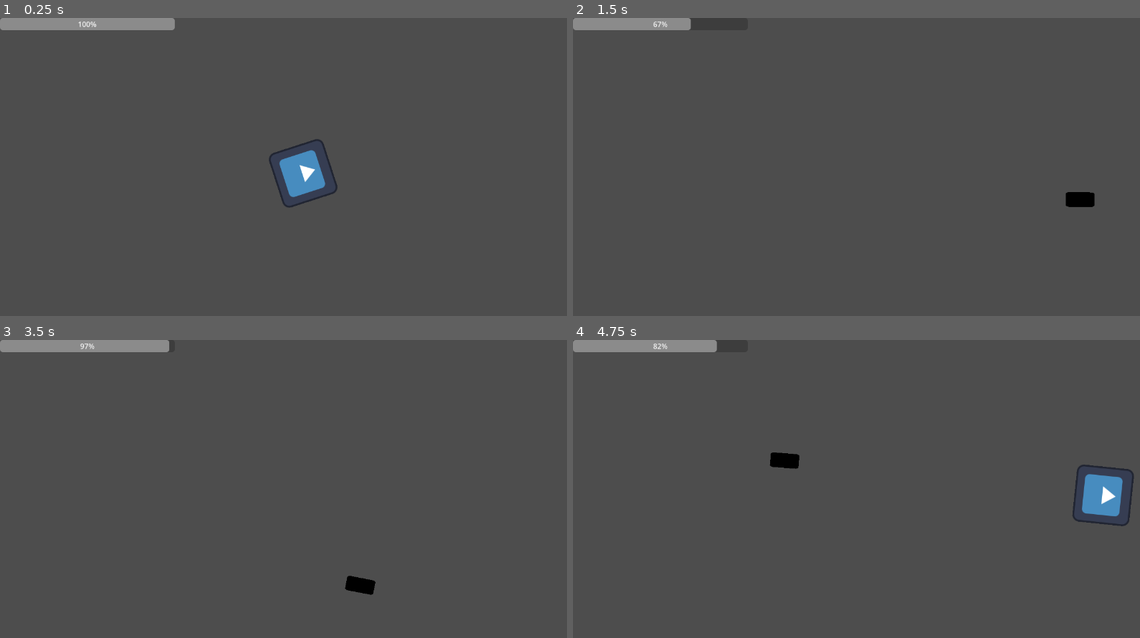
Above: before the commit, frames 1-4 (two rows, left to right).
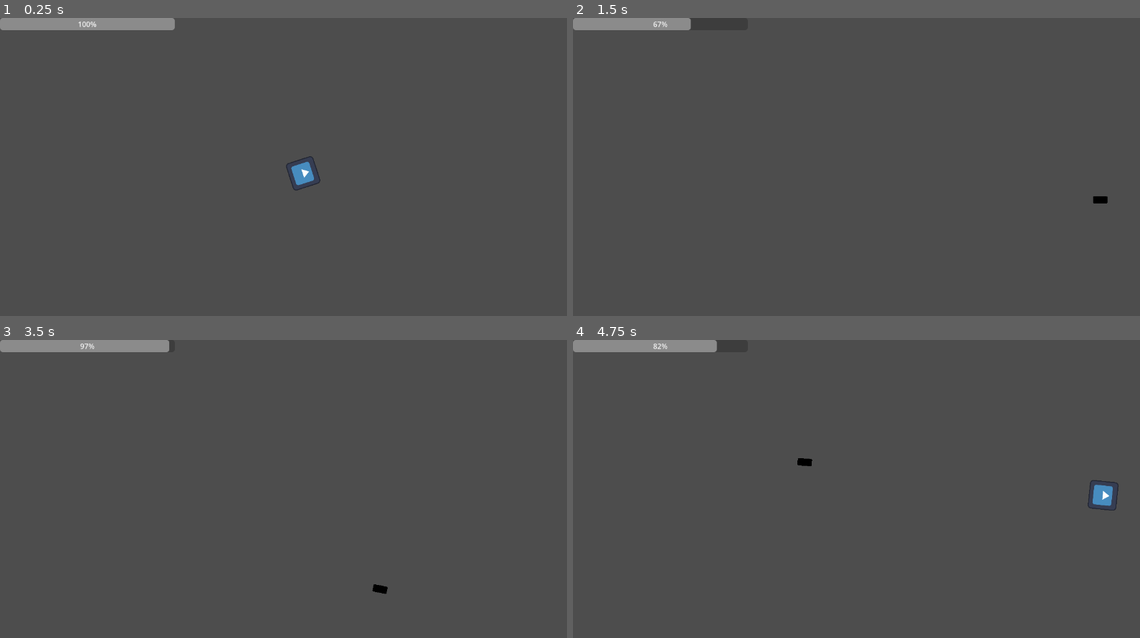
Above: after the commit, the same moments.

Repository: adsuttman/GDTest
Game: Godot game, scene res://main_level.tscn
Same seed, same stepped clock (60 frames per second), same inputs: the game is played once before the commit and once after it. The engine's default icon, where the game draws it, is replaced by a stand-in: a white triangle on a blue panel in a dark square.
Inputs (mouse positions are in pixels of both pictures, inside the frame that each line leads up to):
- Up to frame 1 (0.25 s): no input
- Up to frame 2 (1.5 s): tap Enter at 0.5 s; move the mouse to (986, 164) at 0.52 s; hold D (move_right) 0.53-1.28 s; hold Shift (boost) 0.53-1.28 s; move the mouse to (743, 193) at 1.27 s; hold S (move_down) from 1.28 s (still down); tap Space (shoot) at 1.35 s
- Up to frame 3 (3.5 s): move the mouse to (345, 429) at 2.02 s; release S (move_down) at 2.03 s; hold D (move_right) 2.03-2.78 s; hold Shift (boost) 2.03-2.78 s; move the mouse to (260, 566) at 2.77 s; hold W (move_up) from 2.78 s (still down); tap Space (shoot) at 2.85 s
- Up to frame 4 (4.75 s): move the mouse to (1032, 548) at 3.52 s; release W (move_up) at 3.53 s; hold Shift (boost) 3.53-4.28 s; hold A (move_left) from 3.53 s (still down); move the mouse to (686, 453) at 4.27 s; tap Space (shoot) at 4.35 s

The runs differ from the first frame. In frame 1, 1.0% of the frame differs, in the area x 47-60%, y 40-64%; in frame 2, 0.3%; in frame 3, 0.3%; in frame 4, 1.3%, in the area x 34-99%, y 37-63%.

Commit message:
adjusted player and projectile scaling

Diff:
--- a/player_character.tscn
+++ b/player_character.tscn
@@ -14,12 +14,14 @@
 
 [node name="CollisionShape2D" type="CollisionShape2D" parent="."]
 z_index = 1
+scale = Vector2(0.5, 0.5)
 shape = SubResource("CircleShape2D_aqtq7")
 
 [node name="Sprite2D" type="Sprite2D" parent="."]
 position = Vector2(0, 1)
 rotation = -1.5708
+scale = Vector2(0.5, 0.5)
 texture = ExtResource("1_3gwoj")
 
 [node name="ProjectileSpawnPoint" type="Marker2D" parent="."]
-position = Vector2(109, 0)
+position = Vector2(64, 0)
--- a/projectile.tscn
+++ b/projectile.tscn
@@ -7,13 +7,14 @@
 size = Vector2(116, 121.622)
 
 [node name="Projectile" type="Area2D"]
+scale = Vector2(0.5, 0.5)
 script = ExtResource("1_wjdal")
 
 [node name="Sprite2D" type="Sprite2D" parent="."]
 modulate = Color(0, 0, 0, 1)
-scale = Vector2(0.5, 0.255)
+scale = Vector2(0.25, 0.128)
 texture = ExtResource("2_g4paq")
 
 [node name="CollisionShape2D" type="CollisionShape2D" parent="."]
-scale = Vector2(0.5, 0.255)
+scale = Vector2(0.25, 0.128)
 shape = SubResource("RectangleShape2D_8gbbp")
